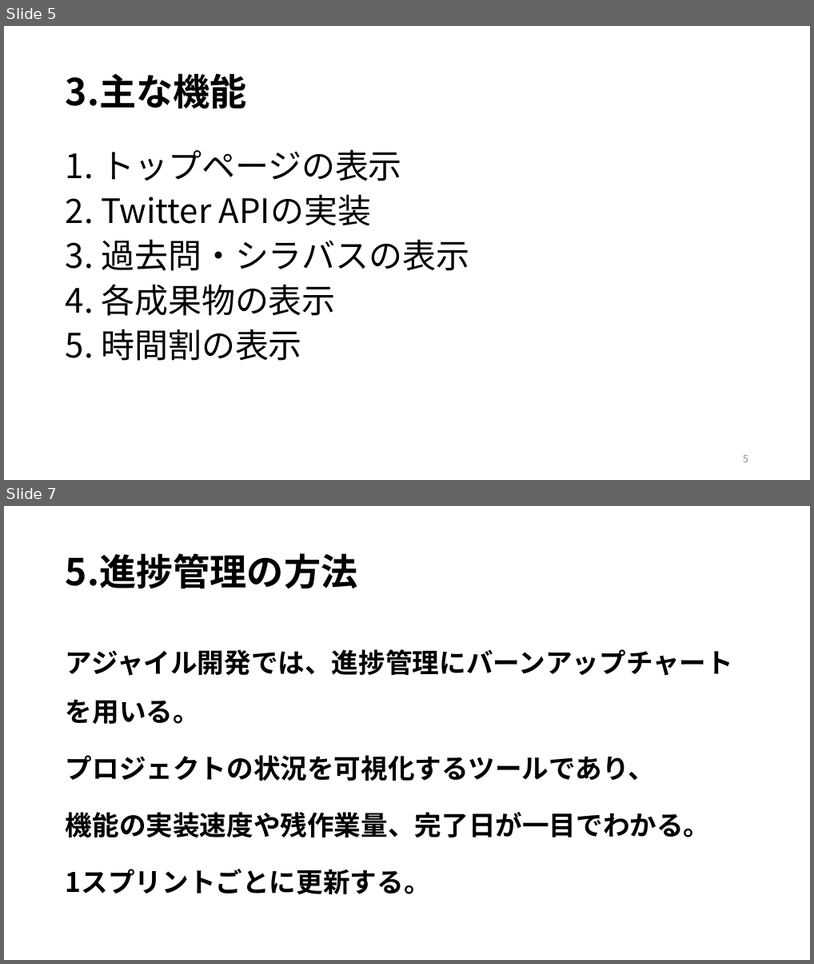
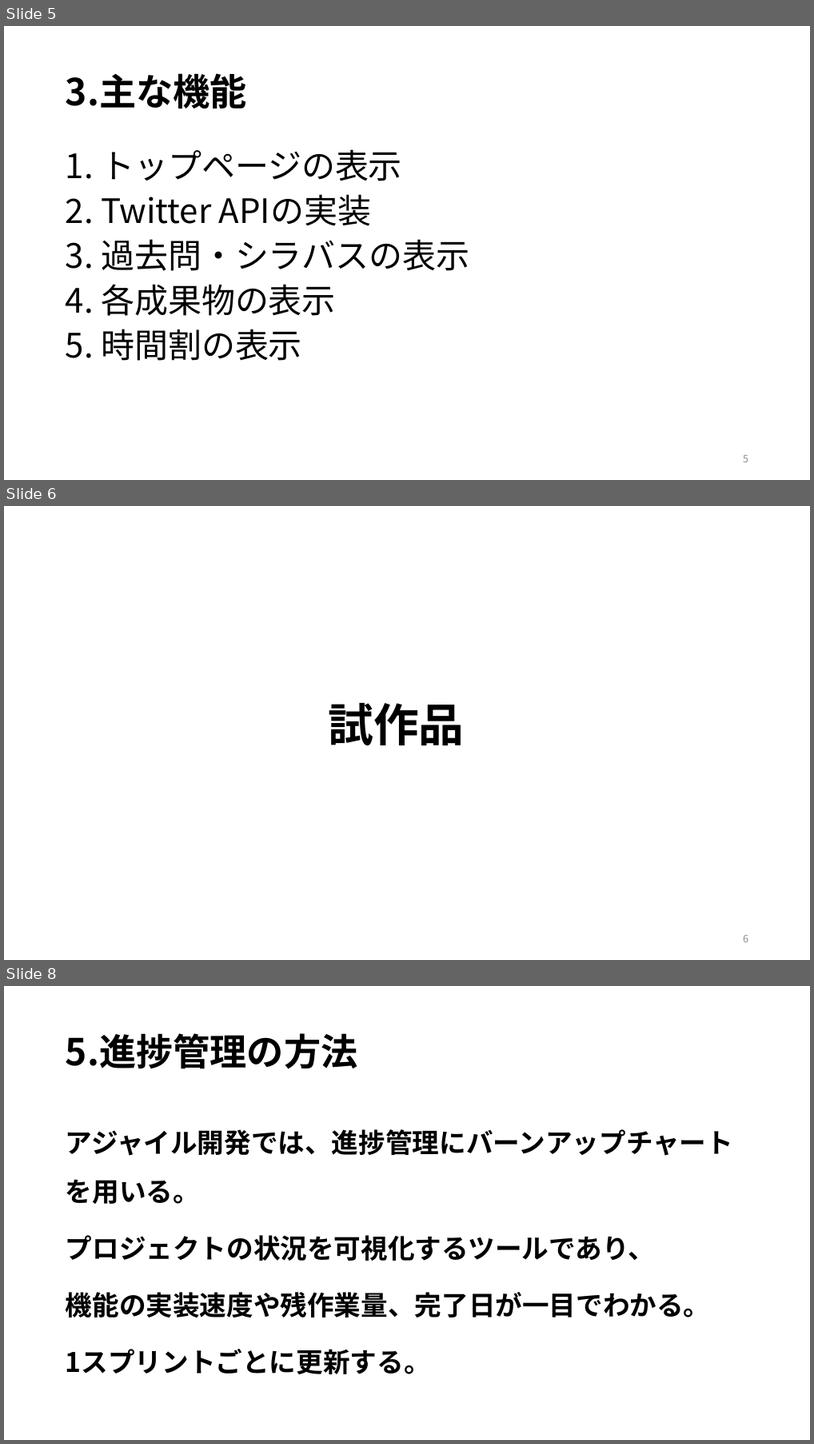
Before and after one commit to kazukiyoshida96/PM-, a slide deck: ＰＭ学科専用2.pptx. Shown one above the other, each under a label of ours: slides 5 and 7 before the commit, slides 5, 6 and 8 after it; the slides between them are not shown. The pictures are 814x964 and 814x1444 pixels, drawn with LibreOffice and Linux fonts; fonts in the diff are those of the drawing. Boxes give left, top, right and bottom in pixels: in the first picture for what was removed or moved away, otherwise in the second. Text is boxed around its words. In the diff, an @@ line names an element or a change of style, - is before the commit and + after.

```diff
--- a/ＰＭ学科専用2.pptx
+++ b/ＰＭ学科専用2.pptx
@@ slide 6 added at [4,506,810,960], background #FFFFFF @@
@@ text added at [329,703,465,745], 54 pt, text #000000, bold @@
+試作品
@@ page number added at [743,935,749,942], 12 pt, text #8C8C8C @@
+6
@@ what was slide 7 is now slide 8 @@
```
Also in this commit, not shown: 5 slides changed, 1 other slide added.
